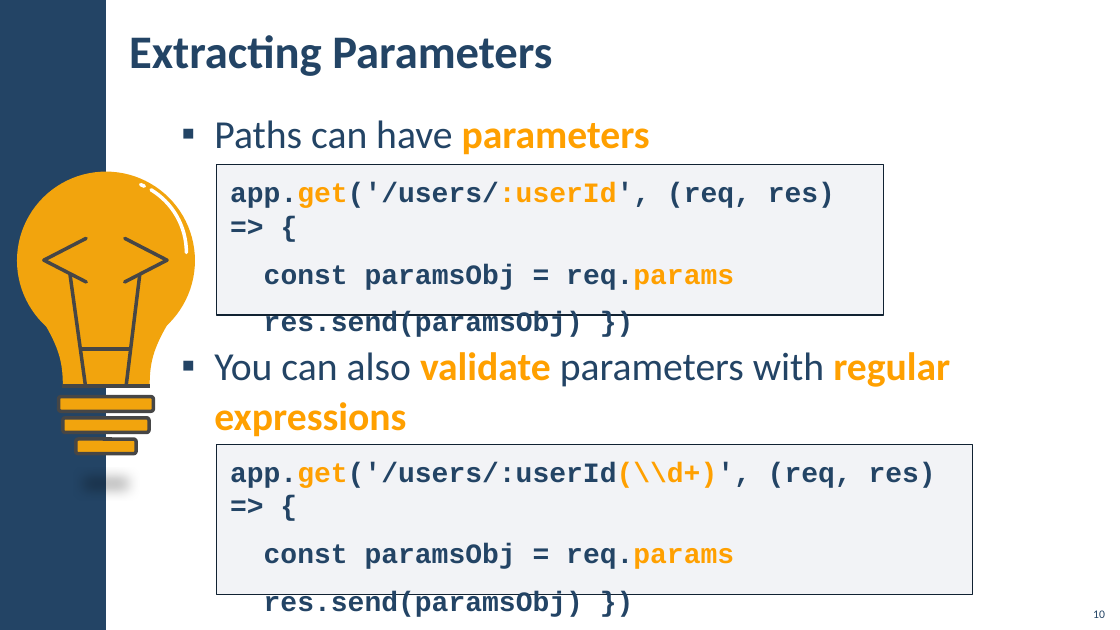
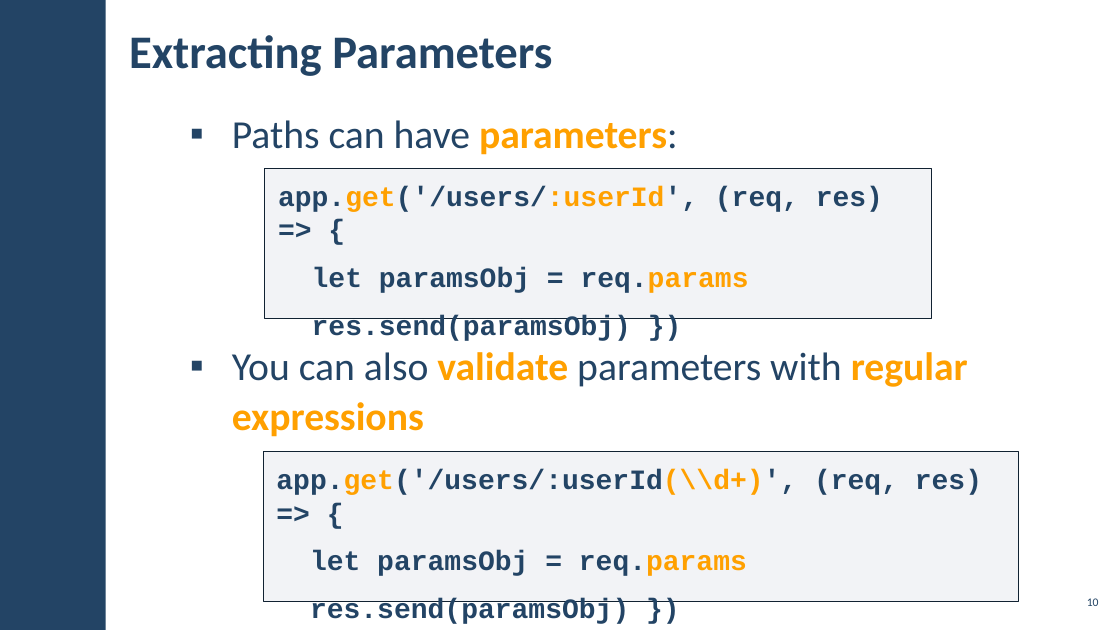
Before and after one commit to IvanVarbanov/SoftUni, a slide deck: slide 10 of JavaScript/05.JavaScript-Back-End/05.ExpressJS-and-Templating/03. ExpressJS-and-Templating.pptx. Drawn at 1120x630 pixels with LibreOffice and Linux fonts; fonts in the diff are those of the drawing; background and template pictures are left out. Boxes give left, top, right and bottom in pixels: in the first picture for what was removed or moved away, otherwise in the second. Text is boxed around its words. In the diff, an @@ line names an element or a change of style, - is before the commit and + after.

```diff
--- a/JavaScript/05.JavaScript-Back-End/05.ExpressJS-and-Templating/03. ExpressJS-and-Templating.pptx
+++ b/JavaScript/05.JavaScript-Back-End/05.ExpressJS-and-Templating/03. ExpressJS-and-Templating.pptx
@@ text "Paths can have parameters:": place and size @@
-text "Paths can have parameters:" at (214, 120, 950, 437)
+text "Paths can have parameters:" at (232, 120, 968, 437)
@@ text at (232, 120, 678, 155): text changed @@
-▪ Paths can have parameters
+▪ Paths can have parameters:
@@ rectangle "app.get('/users/:userId', (req, res) => {": place and size @@
-rectangle "app.get('/users/:userId', (req, res) => {" at (217, 165, 884, 315)
+rectangle "app.get('/users/:userId', (req, res) => {" at (265, 168, 932, 318)
@@ rectangle "app.get('/users/:userId', (req, res) => {" at (265, 168, 932, 318): fill #ACB4C3 at 15% opacity to #ADB4C3 at 15% opacity; outline #112232 1 pt to #112233 1 pt @@
@@ text in rectangle at (278, 186, 883, 341): more space between paragraphs @@
@@ group removed at (17, 171, 195, 454): 7 lines, 3 rounded rectangles, 2 freeform shapes, 2 arc (boxed as its full ellipse)s, 1 ellipse @@
@@ text in rectangle at (312, 267, 749, 293): text changed @@
-const paramsObj = req.params
+let paramsObj = req.params
@@ text at (232, 352, 968, 437): indent changed @@
@@ line removed from (150, 386) to (62, 386) @@
@@ rectangle "app.get('/users/:userId(\\d+)', (req, res) => {" at (263, 452, 1018, 602): fill #ACB4C3 at 15% opacity to #ADB4C3 at 15% opacity; outline #112232 1 pt to #112233 1 pt @@
@@ rectangle "app.get('/users/:userId(\\d+)', (req, res) => {": place and size @@
-rectangle "app.get('/users/:userId(\\d+)', (req, res) => {" at (217, 444, 972, 595)
+rectangle "app.get('/users/:userId(\\d+)', (req, res) => {" at (263, 452, 1018, 602)
@@ text in rectangle at (276, 469, 982, 624): more space between paragraphs @@
@@ text in rectangle at (310, 551, 747, 576): text changed @@
-const paramsObj = req.params
+let paramsObj = req.params
@@ page number: place and size @@
-page number at (1093, 610, 1105, 618)
+page number at (1087, 598, 1099, 606)
@@ page number at (1087, 598, 1099, 606): vertical alignment bottom to middle @@
```
Also in this commit, not shown: 31 other slides changed, 7 slides added, 4 slides removed, 26 other files.
